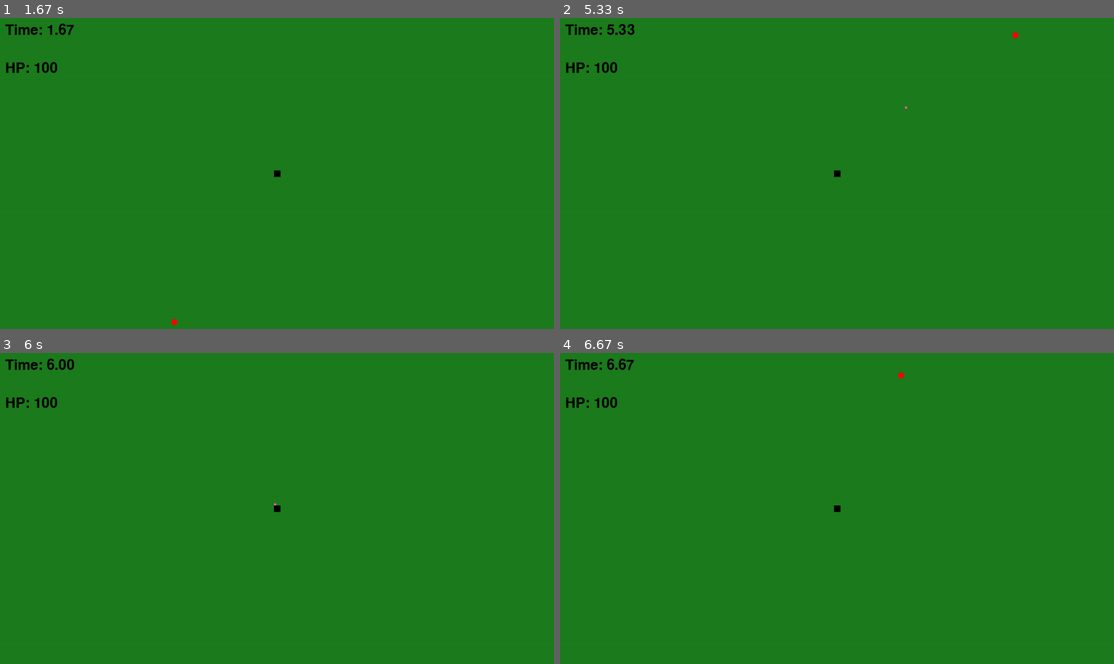
Above: before the commit, frames 1-4 (two rows, left to right).
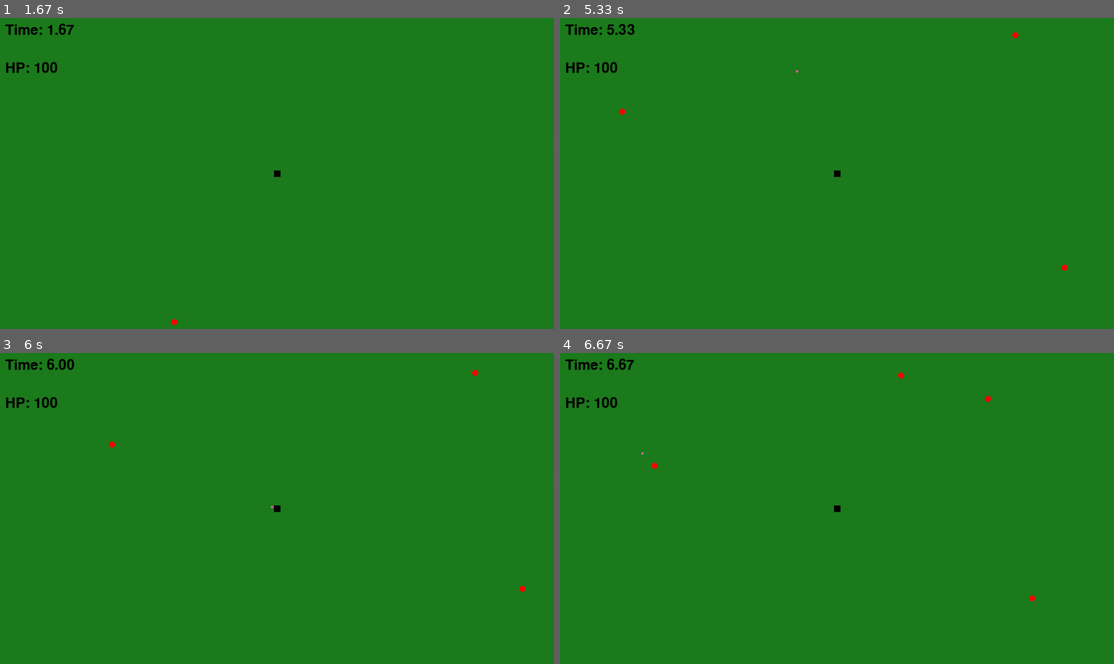
Above: after the commit, the same moments.

Repository: JairusCollantes/square-pygame
Game: pygame game, started from game.py
Same seed, same stepped clock (60 frames per second), same inputs: the game is played once before the commit and once after it.
Inputs:
- Up to frame 1 (1.67 s): hold R 0.33-0.8 s; hold D from 1.33 s (still down)
- Up to frame 2 (5.33 s): release D at 1.8 s; hold W 1.83-2.13 s; hold D 2.17-2.63 s; hold A 2.67-3.2 s; hold S 3.23-3.53 s; hold A 3.57-3.97 s; hold W 4-4.37 s; hold D 4.4-5.03 s; hold S from 5.07 s (still down)
- Up to frame 3 (6 s): release S at 5.43 s; hold A 5.47-5.93 s; hold D from 5.97 s (still down)
- Up to frame 4 (6.67 s): release D at 6.43 s; hold W from 6.47 s (still down)

Frame 1 is identical in both runs. In frame 2, less than 0.1% of the frame differs, in the area x 10-92%, y 16-82%; in frame 3, less than 0.1%, in the area x 19-95%, y 5-77%; in frame 4, less than 0.1%.

Commit message:
add closest targhet proper variable names amazing improvement

Diff:
--- a/game.py
+++ b/game.py
@@ -24,7 +24,7 @@
         self.y = H//2
         self.side = 15
         self.square = pygame.Rect(self.x-7,self.y-7,self.side,self.side)
-        self.pawa = 1
+        self.power = 1
         self.hp = 100
     def update(self):
         pygame.draw.rect(screen,black,self.square,0)
@@ -36,13 +36,23 @@
         self.rect = pygame.Rect(x - self.side//2, y - self.side//2,
                                self.side, self.side)
 
-        if c:
-            target = random.choice(c)
-            dx = target.x - x
-            dy = target.y - y
-            dist = max(0.1, math.sqrt(dx*dx + dy*dy))
-            self.x = (dx / dist) * 10
-            self.y = (dy / dist) * 10
+        if enemies:
+            closest_enemy = None
+            min_dist = float('inf')
+            for enemy in enemies:
+                dx = enemy.x - x
+                dy = enemy.y - y
+                dist = math.sqrt(dx*dx + dy*dy)
+                if dist < min_dist:
+                    min_dist = dist
+                    closest_enemy = enemy
+
+            if closest_enemy:
+                dx = closest_enemy.x - x
+                dy = closest_enemy.y - y
+                dist = max(0.1, min_dist)
+                self.x = (dx / dist) * 10
+                self.y = (dy / dist) * 10
         else:
             angle = random.uniform(0, 2 * math.pi)
             self.x = math.cos(angle) * 10
@@ -64,17 +74,17 @@
 
 class Enemy:
     def __init__(self):
-        spawn = random.choice(["top","bot", "rig", "lef"])
-        if spawn == "top":
+        spawn_side = random.choice(["top","bottom", "right", "left"])
+        if spawn_side == "top":
             self.x = random.randint(0,W)
             self.y = -20
-        elif spawn == "bot":
+        elif spawn_side == "bottom":
             self.x = random.randint(0,W)
             self.y = H + 20
-        elif spawn == "lef":
+        elif spawn_side == "left":
             self.y = random.randint(0,H)
             self.x = -20
-        elif spawn == "rig":
+        elif spawn_side == "right":
             self.y = random.randint(0,H)
             self.x = W + 20
         self.speed = 1
@@ -96,52 +106,63 @@
             self.x -= speed
         pygame.draw.circle(screen,red,(int(self.x),int(self.y)),self.radius)
 
-p = Player()
-c = []
-t = 0
-b = []
-game = True
-
-def spawn():
-    c.append(Enemy())
-
-def spawnB():
-    b.append(Attack(p.x,p.y))
+player = Player()
+enemies = []
+time = 0
+bullets = []
+game_running = True
+
+def spawn_enemy():
+    enemies.append(Enemy())
+
+def spawn_bullet():
+    bullets.append(Attack(player.x, player.y))
 
 def collision():
-    global game
-    for m in c:
-        cx = max(min(m.x ,p.square.right), p.square.left)
-        cy = max(min(m.y ,p.square.bottom), p.square.top)
-        dx = m.x - cx
-        dy = m.y - cy
-        d = math.sqrt(dx*dx + dy*dy)
-        if d < m.radius:
-            p.hp -= m.damage
-            c.remove(m)
-            if p.hp <= 0:
-                game = False
-    for weapon in b[:]:
-        for enemy in c[:]:
-            closest_x = max(weapon.rect.left, min(enemy.x, weapon.rect.right))
-            closest_y = max(weapon.rect.top, min(enemy.y, weapon.rect.bottom))
-
-            distance_x = enemy.x - closest_x
-            distance_y = enemy.y - closest_y
-            distance = math.sqrt(distance_x * distance_x + distance_y * distance_y)
-
-            if distance < enemy.radius:
-                c.remove(enemy)
-                if weapon in b:
-                    b.remove(weapon)
-                break
+    global game_running
+    for enemy in enemies:
+        closest_x = max(min(enemy.x ,player.square.right), player.square.left)
+        closest_y = max(min(enemy.y ,player.square.bottom), player.square.top)
+        distance_x = enemy.x - closest_x
+        distance_y = enemy.y - closest_y
+        distance = math.sqrt(distance_x*distance_x + distance_y*distance_y)
+        if distance < enemy.radius:
+            player.hp -= enemy.damage
+            enemies.remove(enemy)
+            if player.hp <= 0:
+                game_running = False
+        enemies_hit = []
+        bullets_hit = []
+
+        for bullet in bullets:
+            for enemy in enemies:
+                closest_x = max(bullet.rect.left, min(enemy.x, bullet.rect.right))
+                closest_y = max(bullet.rect.top, min(enemy.y, bullet.rect.bottom))
+
+                distance_x = enemy.x - closest_x
+                distance_y = enemy.y - closest_y
+                distance = math.sqrt(distance_x * distance_x + distance_y * distance_y)
+
+                if distance < enemy.radius:
+                    if enemy not in enemies_hit:
+                        enemies_hit.append(enemy)
+                    if bullet not in bullets_hit:
+                        bullets_hit.append(bullet)
+
+        for enemy in enemies_hit:
+            if enemy in enemies:
+                enemies.remove(enemy)
+
+        for bullet in bullets_hit:
+            if bullet in bullets:
+                bullets.remove(bullet)
 
 def ui():
     font = pygame.font.SysFont(None, 48)
-    time = font.render(f"Time: {(t/60):.2f}", True, black)
-    hp = font.render(f"HP: {p.hp}", True, black)
-    screen.blit(time,(12,12))
-    screen.blit(hp,(12,100))
+    time_text = font.render(f"Time: {(time/60):.2f}", True, black)
+    hp_text = font.render(f"HP: {player.hp}", True, black)
+    screen.blit(time_text,(12,12))
+    screen.blit(hp_text,(12,100))
 
 while True:
     # screen.fill(green)
@@ -151,30 +172,30 @@
             pygame.quit()
             sys.exit()
         if e.type == pygame.KEYDOWN:
-            if e.key == pygame.K_r and not game:
-                p = Player()
-                c.clear()
-                t = 0
-                b.clear()
-                game = True
-    if game:
+            if e.key == pygame.K_r and not game_running:
+                player = Player()
+                enemies.clear()
+                time = 0
+                bullets.clear()
+                game_running = True
+    if game_running:
         screen.fill(green)
         keys = pygame.key.get_pressed()
-        t += 1
-        if t % 60 == 0:
-            spawn()
-        if t % 60==0:
-            spawnB()
-        for m in c:
-            m.move(p.x,p.y)
-        for m in b:
-            m.update()
+        time += 1
+        if time % 60 == 0:
+            spawn_enemy()
+        if time % 60==0:
+            spawn_bullet()
+        for enemy in enemies:
+            enemy.move(player.x, player.y)
+        for bullet in bullets:
+            bullet.update()
         collision()
 
         ui()
 
-        p.update()
-        if not game:
+        player.update()
+        if not game_running:
             font = pygame.font.SysFont(None, 160)
             text = font.render(f"Game Over", True, white)
             screen.blit(text,(W//2 - 290,H//2-50))
